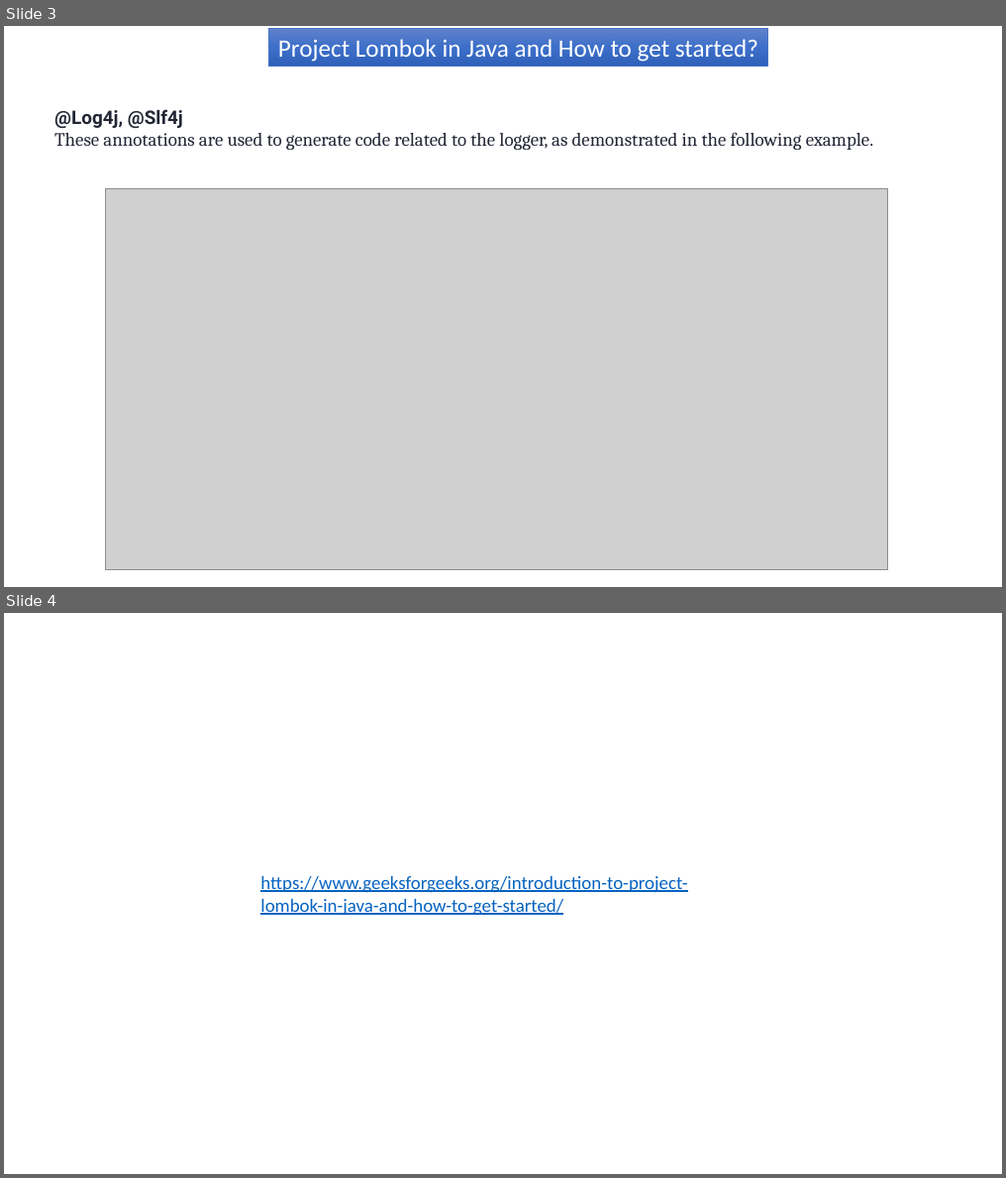
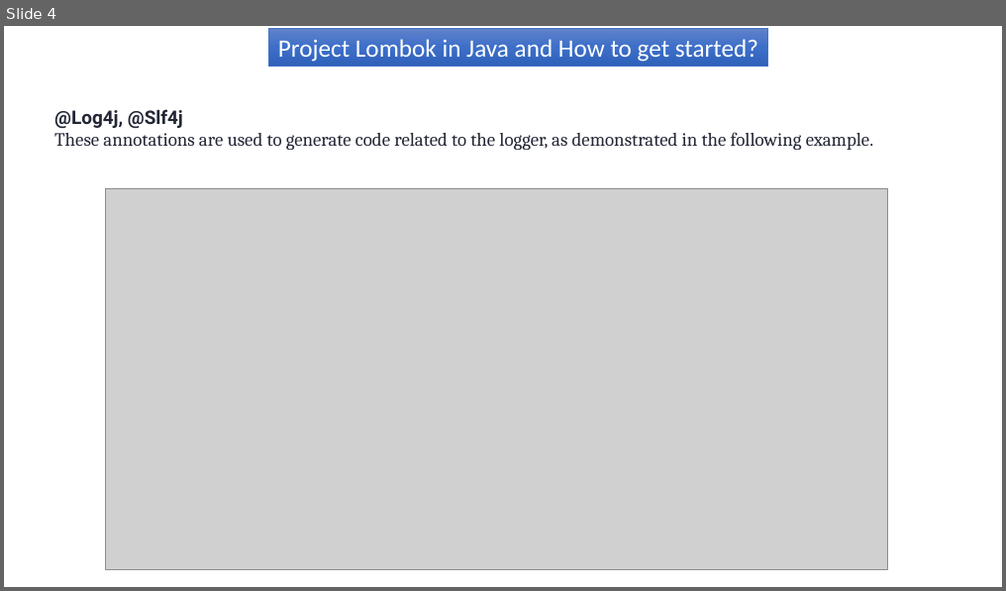
Before and after one commit to ramram43210/Java_2021, a slide deck: Java_2021/Project_Lombok_how_to-use/Project Lombok in Java and How to get started.pptx. Shown one above the other, each under a label of ours: slides 3 and 4 before the commit, slide 4 after it. The pictures are 1006x1178 and 1006x591 pixels, drawn with LibreOffice and Linux fonts; fonts in the diff are those of the drawing; grey boxes stand for pictures. Boxes give left, top, right and bottom in pixels: in the first picture for what was removed or moved away, otherwise in the second. Text is boxed around its words. In the diff, an @@ line names an element or a change of style, - is before the commit and + after.

```diff
--- a/Java_2021/Project_Lombok_how_to-use/Project Lombok in Java and How to get started.pptx
+++ b/Java_2021/Project_Lombok_how_to-use/Project Lombok in Java and How to get started.pptx
@@ slide 4 removed at (4, 613, 1002, 1174), background #FFFFFF @@
@@ text removed at (260, 876, 687, 916) @@
-https://www.geeksforgeeks.org/introduction-to-project-lombok-in-java-and-how-to-get-started/
@@ what was slide 3 is now slide 4 @@
```
Also in this commit, not shown: 1 slide changed, 2 slides added.
